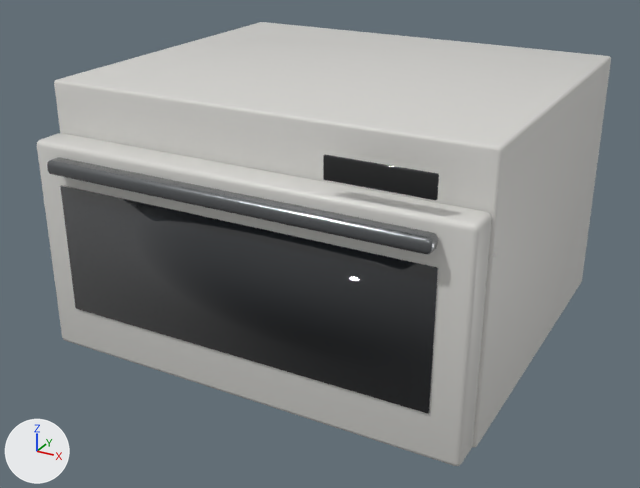
Two versions of the glTF model apps/web/models/products/MLJ28ERN.glb, one commit apart.
Before and after are seen from a camera (50 mm lens) standing at (0.469, -0.89, 0.538) and looking at (-0.006, -0.028, 0.107). Every picture has the same lights, and +X, +Y and +Z are marked at lower left. The first picture is the older version.

The first picture shows 'MLJ28ERN'.
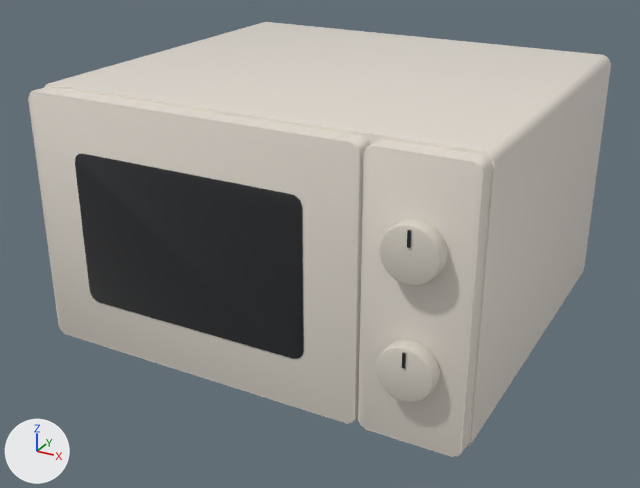
The change, as JSON lines over the scene's bpy script:
```json
{"op": "add", "block": "mat_d8d2c6_s", "code": ["mat_d8d2c6_s = principled_material('#D8D2C6/s')", "mat_d8d2c6_s.base_color = (0.687, 0.644, 0.565)  # light grey #d8d2c6", "mat_d8d2c6_s.coat_weight = 0.15"]}
{"op": "add", "block": "mat_dark", "code": ["mat_dark = principled_material('dark')", "mat_dark.base_color = (0.011, 0.0116, 0.013)  # black #1b1c1e", "mat_dark.coat_weight = 0.1"]}
{"block": "me_part", "where": "# used by ob_mlj28ern; location = (0.0, 0.0, 0.0)"}
{"op": "remove", "block": "me_part", "code": "me_part.from_pydata(...)  # 392 vertices, 764 faces; spans x -0.256..0.256, y -0.244..0.244, z 0.0..0.311"}
{"op": "remove", "block": "me_part", "code": "me_part.materials.append(mat_body)  # light grey #d9d8d4"}
{"op": "add", "block": "me_part", "code": "me_part.from_pydata(...)  # 2424 vertices, 4796 faces; spans x -0.256..0.256, y -0.244..0.244, z 0.0..0.311"}
{"block": "me_part", "change": "me_part part 1: a new loose piece, a box spanning x 0.1982..0.2012, y -0.244..-0.2425, z 0.2297..0.2455, in mat_dark (black #1b1c1e)"}
{"block": "me_part", "change": "me_part part 2: a new loose piece, a box spanning x 0.1982..0.2012, y -0.244..-0.2425, z 0.1093..0.1251, in mat_dark (black #1b1c1e)"}
{"block": "me_part", "change": "me_part part 3: the loose piece of 96 vertices spanning x -0.256..0.256, y -0.184..0.244, z 0.0..0.311 is rebuilt with 168 vertices and now spans x -0.256..0.256, y -0.201..0.244, z 0.01..0.311, in mat_finish (white #e8e1d6)"}
{"block": "me_part", "change": "me_part part 4: the loose piece of 96 vertices spanning x -0.254..0.254, y -0.224..-0.184, z 0.002..0.253 is rebuilt with 168 vertices and now spans x -0.254..0.141, y -0.223..-0.199, z 0.014..0.308"}
{"block": "me_part", "change": "me_part part 5: the loose piece of 8 vertices spanning x -0.22..0.22, y -0.226..-0.214, z 0.056..0.207 is rebuilt with 168 vertices and now spans x -0.196..0.083, y -0.224..-0.217, z 0.072..0.249"}
{"block": "me_part", "change": "me_part part 6: a new loose piece of 288 vertices spanning x 0.17..0.229, y -0.242..-0.222, z 0.191..0.25, in mat_d8d2c6_s (light grey #d8d2c6)"}
{"block": "me_part", "change": "me_part part 7: a new loose piece of 288 vertices spanning x 0.17..0.229, y -0.242..-0.222, z 0.071..0.13, in mat_d8d2c6_s (light grey #d8d2c6)"}
{"block": "me_part", "change": "me_part part 8: a new loose piece of 168 vertices spanning x 0.145..0.254, y -0.223..-0.199, z 0.014..0.308, in mat_finish (white #e8e1d6)"}
{"block": "me_part", "change": "me_part part 9: the loose piece of 96 vertices spanning x 0.106..0.216, y -0.226..-0.222, z 0.269..0.293 is deleted"}
{"block": "me_part", "change": "me_part part 10"}
{"block": "me_part", "change": "96 vertices are removed from x -0.22..0.22, y -0.244..-0.224, z 0.225..0.241"}
{"block": "me_part", "change": "188 faces are deleted"}
{"block": "me_part", "change": "other edits to the shape of me_part do not show in these pictures"}
{"op": "remove", "block": "me_part", "code": "me_part.materials.append(mat_handle)  # grey #8e9194"}
{"op": "remove", "block": "me_part", "code": "me_part.materials.append(mat_display)  # black #0e1012"}
{"op": "add", "block": "me_part", "code": "me_part.materials.append(mat_dark)  # black #1b1c1e"}
{"op": "add", "block": "me_part", "code": "me_part.materials.append(mat_d8d2c6_s)  # light grey #d8d2c6"}
```

Where the change shows, as pixel boxes [x1, y1, x2, y2] in the pictures (640 x 488 px):
```json
{"object": "MLJ28ERN", "change": "reshaped", "before": [37, 22, 611, 466], "after": [28, 22, 611, 457]}
{"part": 1, "of": "me_part", "change": "added", "after": [407, 230, 411, 248]}
{"part": 2, "of": "me_part", "change": "added", "after": [402, 352, 406, 369]}
{"part": 3, "of": "me_part", "change": "rebuilt", "before": [54, 22, 611, 447], "after": [45, 22, 611, 447]}
{"part": 4, "of": "me_part", "change": "rebuilt", "before": [37, 133, 492, 466], "after": [28, 87, 370, 424], "on screen": "25% narrower"}
{"part": 5, "of": "me_part", "change": "rebuilt", "before": [60, 185, 438, 414], "after": [75, 153, 304, 359], "on screen": "39% narrower, 10% shorter"}
{"part": 6, "of": "me_part", "change": "added", "after": [380, 218, 447, 286]}
{"part": 7, "of": "me_part", "change": "added", "after": [376, 339, 440, 403]}
{"part": 8, "of": "me_part", "change": "added", "after": [358, 139, 492, 457]}
{"part": 9, "of": "me_part", "change": "deleted", "before": [323, 154, 439, 200], "on screen": "black"}
{"part": 10, "of": "me_part", "change": "deleted", "before": [47, 157, 438, 254]}
```
